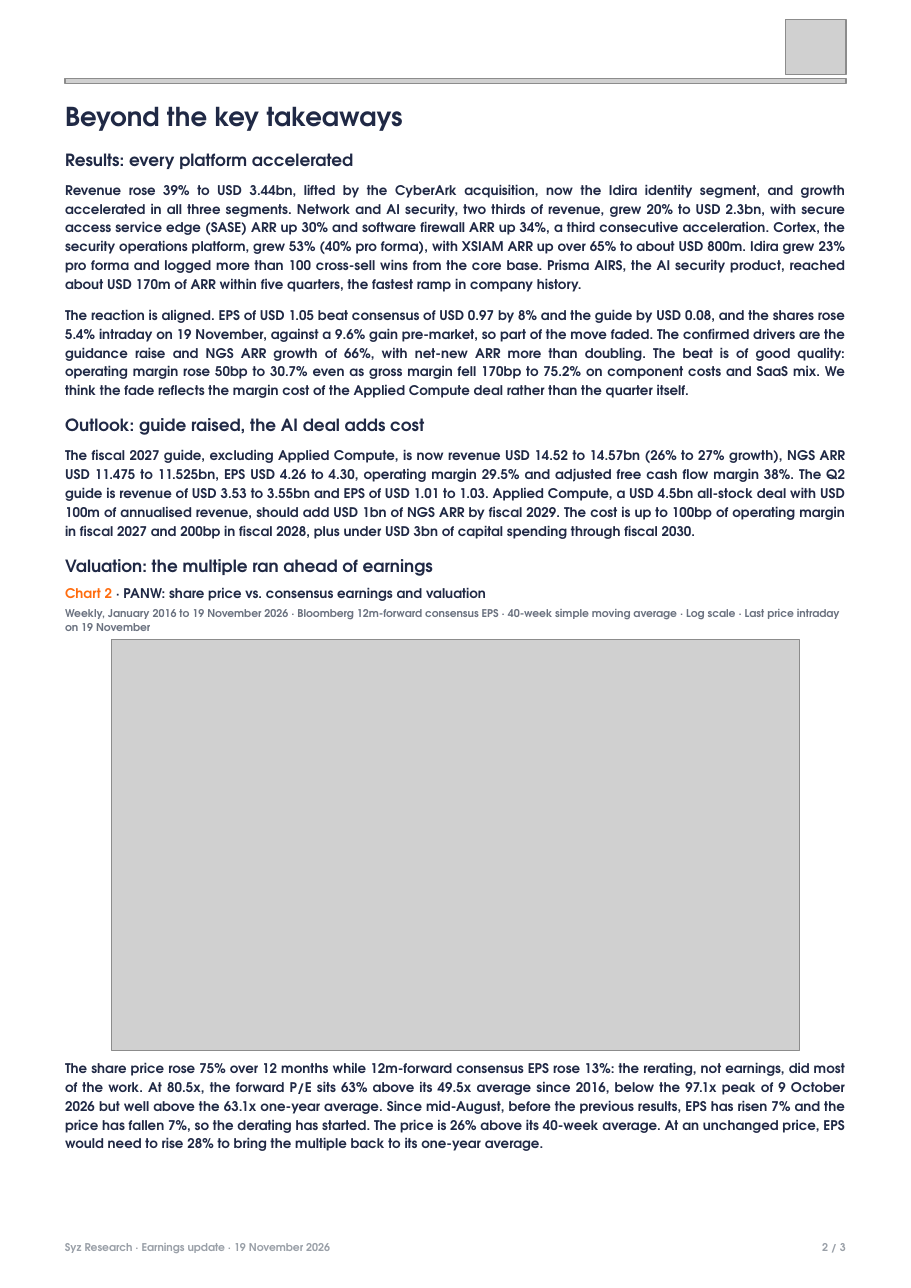
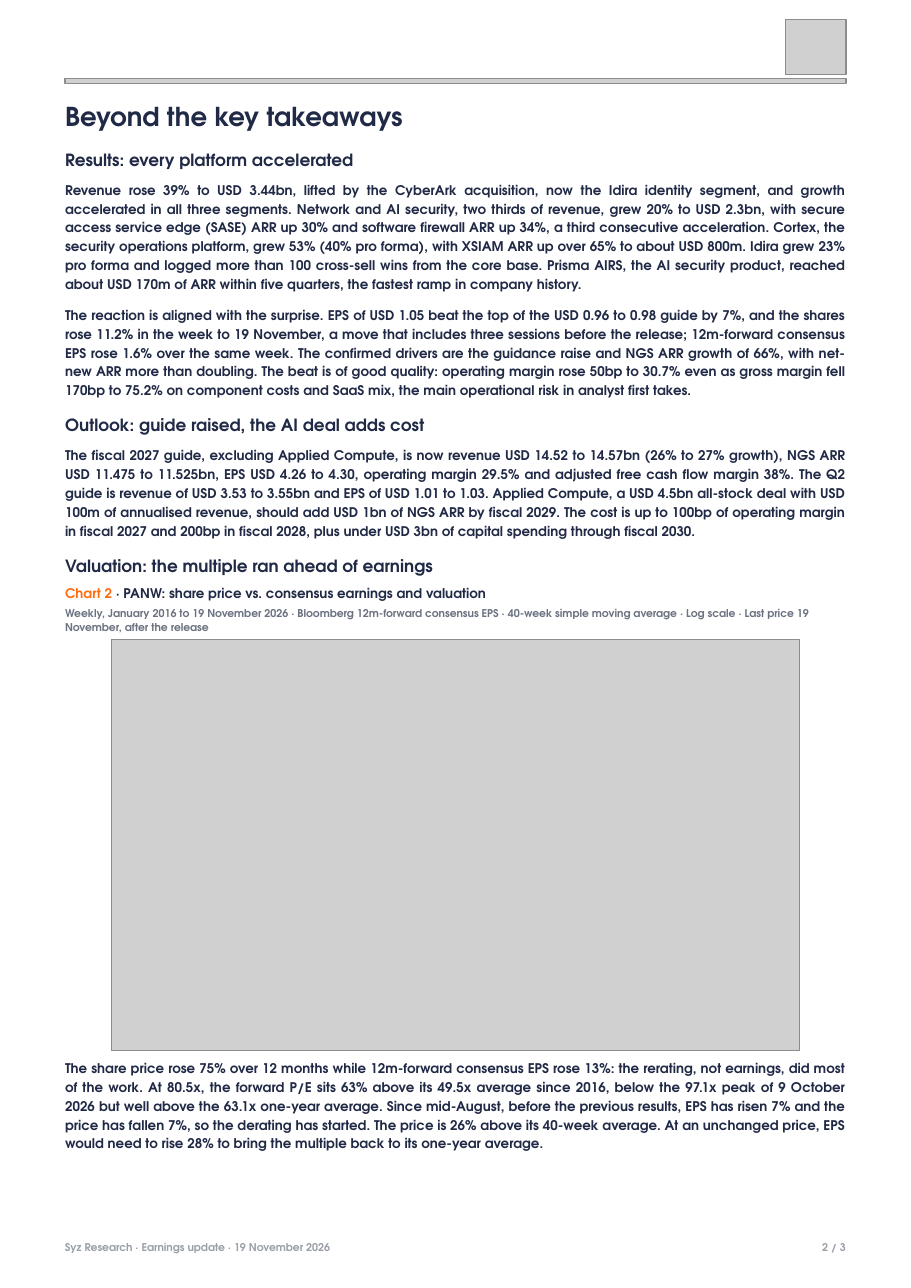
Before and after one commit to jb-db05/syz-earnings, a slide deck: slide 2 of deliverables/PANW_Q1FY2027/Earnings_Update_PANW_Q1FY2027.pptx. Drawn at 911x1288 pixels with LibreOffice and Linux fonts; fonts in the diff are those of the drawing; grey boxes stand for pictures. Boxes give left, top, right and bottom in pixels: in the first picture for what was removed or moved away, otherwise in the second. Text is boxed around its words. In the diff, an @@ line names an element or a change of style, - is before the commit and + after.

```diff
--- a/deliverables/PANW_Q1FY2027/Earnings_Update_PANW_Q1FY2027.pptx
+++ b/deliverables/PANW_Q1FY2027/Earnings_Update_PANW_Q1FY2027.pptx
@@ text at box(65, 309, 845, 398): text changed @@
-The reaction is aligned. EPS of USD 1.05 beat consensus of USD 0.97 by 8% and the guide by USD 0.08, and the shares rose 5.4% intraday on 19 November, against a 9.6% gain pre-market, so part of the move faded. The confirmed drivers are the guidance raise and NGS ARR growth of 66%, with net-new ARR more than doubling. The beat is of good quality: operating margin rose 50bp to 30.7% even as gross margin fell 170bp to 75.2% on component costs and SaaS mix. We think the fade reflects the margin cost of the Applied Compute deal rather than the quarter itself.
+The reaction is aligned with the surprise. EPS of USD 1.05 beat the top of the USD 0.96 to 0.98 guide by 7%, and the shares rose 11.2% in the week to 19 November, a move that includes three sessions before the release; 12m-forward consensus EPS rose 1.6% over the same week. The confirmed drivers are the guidance raise and NGS ARR growth of 66%, with net-new ARR more than doubling. The beat is of good quality: operating margin rose 50bp to 30.7% even as gross margin fell 170bp to 75.2% on component costs and SaaS mix, the main operational risk in analyst first takes.
@@ text at box(65, 609, 809, 632): text changed @@
-Weekly, January 2016 to 19 November 2026 · Bloomberg 12m-forward consensus EPS · 40-week simple moving average · Log scale · Last price intraday on 19 November
+Weekly, January 2016 to 19 November 2026 · Bloomberg 12m-forward consensus EPS · 40-week simple moving average · Log scale · Last price 19 November, after the release
```
Also in this commit, not shown: 2 other slides changed, 6 other files.
